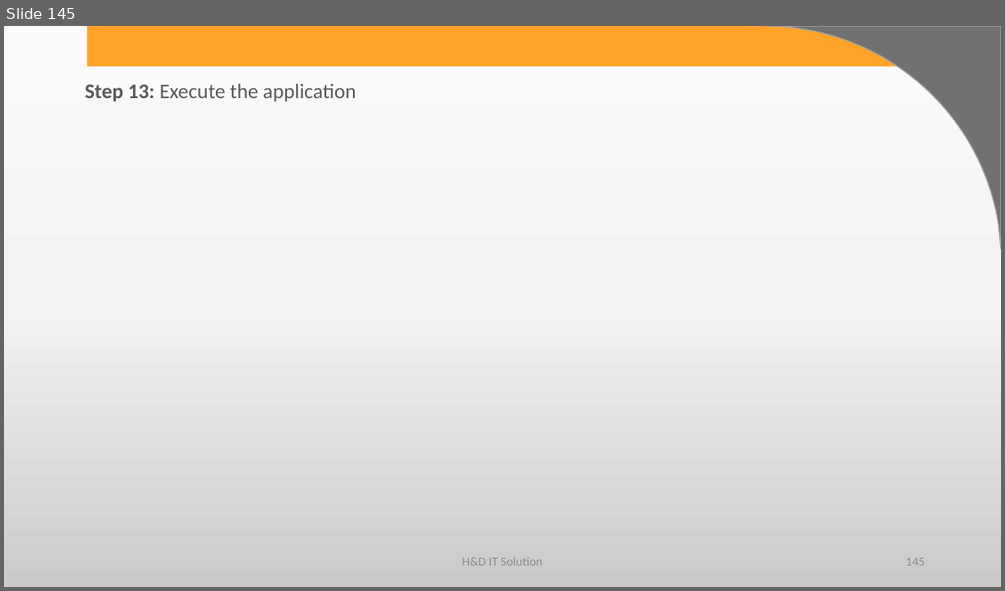
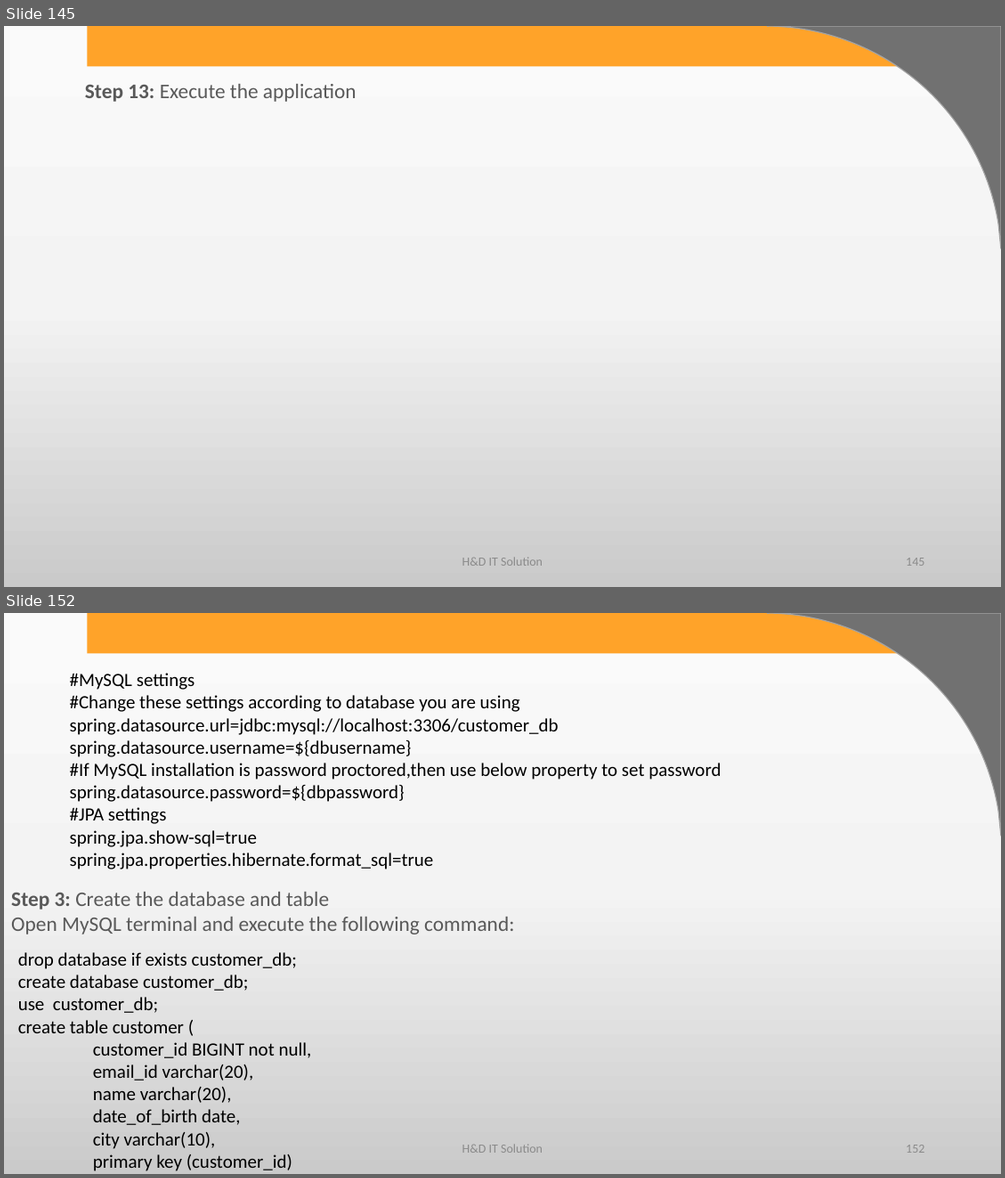
Before and after one commit to harshadasawant/spring_boot1, a slide deck: infinite/src/main/ppt/Persistence Layer using Spring Boot.pptx. Shown one above the other, each under a label of ours: slide 145 before the commit, slides 145 and 152 after it; the slides between them are not shown. The pictures are 1005x591 and 1005x1178 pixels, drawn with LibreOffice and Linux fonts; fonts in the diff are those of the drawing; background and template pictures are left out. Boxes give left, top, right and bottom in pixels: in the first picture for what was removed or moved away, otherwise in the second. Text is boxed around its words. In the diff, an @@ line names an element or a change of style, - is before the commit and + after.

```diff
--- a/infinite/src/main/ppt/Persistence Layer using Spring Boot.pptx
+++ b/infinite/src/main/ppt/Persistence Layer using Spring Boot.pptx
@@ slide 152 added at <box>4,613,1001,1174</box>, background gradient #FBFBFB to #F4F4F4 to #CBCBCB; not listed: 2 template elements that a slide beside it also shows @@
@@ text added at <box>70,673,720,869</box>, 18 pt, text #000000 @@
+#MySQL settings
+#Change these settings according to database you are using
+spring.datasource.url=jdbc:mysql://localhost:3306/customer_db
+spring.datasource.username=${dbusername}
+#If MySQL installation is password proctored,then use below property to set password
+spring.datasource.password=${dbpassword}
+#JPA settings
+spring.jpa.show-sql=true
+spring.jpa.properties.hibernate.format_sql=true
@@ text added at <box>11,892,514,934</box>, 20 pt, text #595959 @@
+Step 3: Create the database and table
+Open MySQL terminal and execute the following command:
@@ text added at <box>18,952,312,1171</box>, 18 pt, text #000000 @@
+drop database if exists customer_db;
+create database customer_db;
+use customer_db;
+create table customer (
+customer_id BIGINT not null,
+email_id varchar(20),
+name varchar(20),
+date_of_birth date,
+city varchar(10),
+primary key (customer_id)
+;
@@ text added at <box>462,1143,542,1152</box>, 12 pt, text #8C8C8C @@
+H&D IT Solution
@@ page number added at <box>906,1144,924,1152</box>, 12 pt, text #8C8C8C @@
+152
```
Also in this commit, not shown: 35 other slides added, 5 other files.
